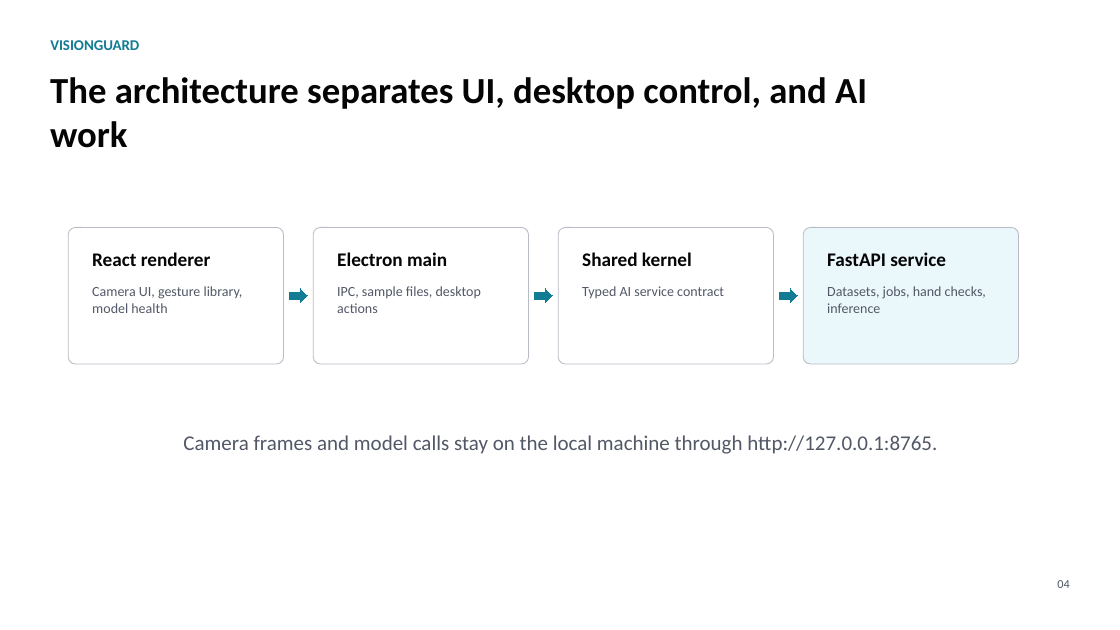
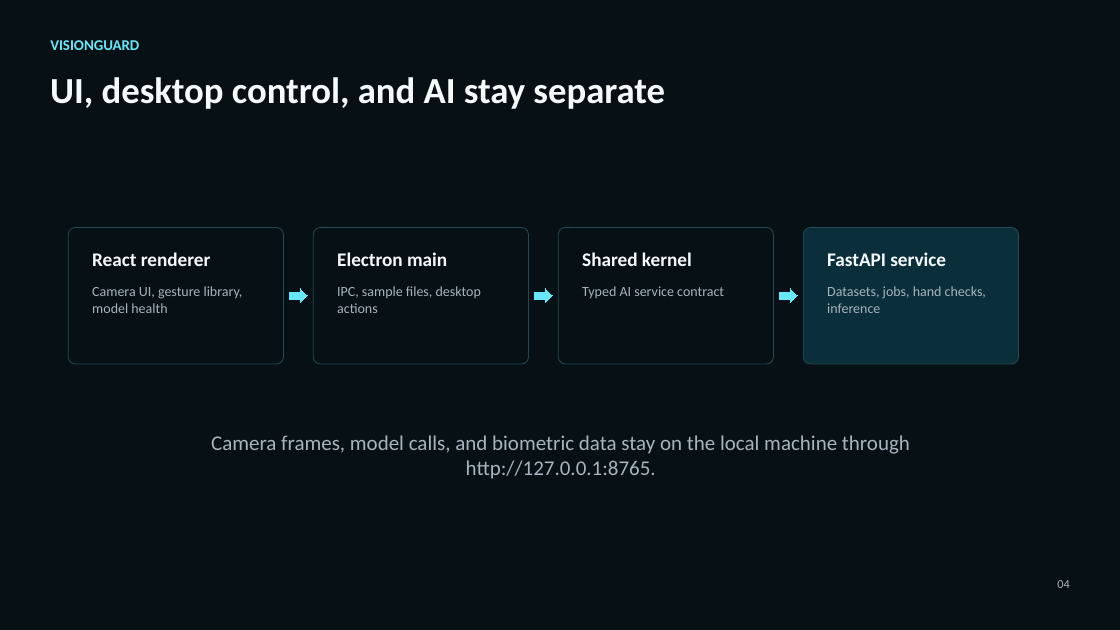
Before and after one commit to StefanPenchev05/VisionGuard, a slide deck: slide 4 of docs/report/visionguard_presentation.pptx. Drawn at 1120x630 pixels with LibreOffice and Linux fonts; fonts in the diff are those of the drawing. Boxes give left, top, right and bottom in pixels: in the first picture for what was removed or moved away, otherwise in the second. Text is boxed around its words. In the diff, an @@ line names an element or a change of style, - is before the commit and + after.

Commit message:
Refactor VisionGuard application architecture

```diff
--- a/docs/report/visionguard_presentation.pptx
+++ b/docs/report/visionguard_presentation.pptx
@@ background #FFFFFF to #071014 @@
@@ rectangle added at <box>0,0,1120,630</box>, fill #071014, outline #071014 0 pt @@
@@ text "VISIONGUARD" at <box>50,40,139,50</box>: text colour #127C95 to #67E8F9 @@
@@ text at <box>50,77,665,109</box>: text changed; text colour #050505 to #F5FAFC @@
-The architecture separates UI, desktop control, and AI work
+UI, desktop control, and AI stay separate
@@ fill #FFFFFF to #071014; outline #B8BCC4 0.75 pt to #254854 0.75 pt in 3 elements at <box>68,228,283,364</box>, <box>313,228,528,364</box>, <box>559,228,774,364</box> @@
@@ rounded rectangle at <box>803,228,1018,364</box>: fill #EAF7FB to #0B2F3A; outline #B8BCC4 0.75 pt to #254854 0.75 pt @@
@@ text colour #050505 to #F5FAFC in 4 elements at <box>92,252,211,266</box>, <box>337,252,447,266</box>, <box>582,252,692,266</box>, <box>827,252,946,266</box> @@
@@ right arrow: place and size @@
-right arrow at <box>534,289,552,303</box>
+right arrow at <box>290,289,308,303</box>
@@ right arrow at <box>290,289,308,303</box>: fill #127C95 to #67E8F9; outline #127C95 0 pt to #67E8F9 0 pt @@
@@ right arrow removed at <box>290,289,308,303</box> @@
@@ right arrow: place and size @@
-right arrow at <box>780,289,797,303</box>
+right arrow at <box>534,289,552,303</box>
@@ right arrow at <box>534,289,552,303</box>: fill #127C95 to #67E8F9; outline #127C95 0 pt to #67E8F9 0 pt @@
@@ right arrow added at <box>780,289,797,303</box>, fill #67E8F9, outline #67E8F9 0 pt @@
@@ text at <box>211,435,910,479</box>: text changed; text colour #525866 to #A7B3BD @@
-Camera frames and model calls stay on the local machine through http://127.0.0.1:8765.
+Camera frames, model calls, and biometric data stay on the local machine through http://127.0.0.1:8765.
@@ text colour #525866 to #A7B3BD in 5 elements at <box>92,286,243,313</box>, <box>337,286,481,313</box>, <box>582,286,724,298</box>, <box>827,286,986,313</box>, <box>1057,580,1069,588</box> @@
```
Also in this commit, not shown: 9 other slides changed, 2 slides added, 51 other files.
